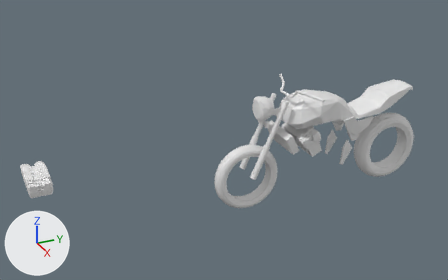
Before and after pictures for a commit that changed the Blender file blender/cb400sf_main.blend.
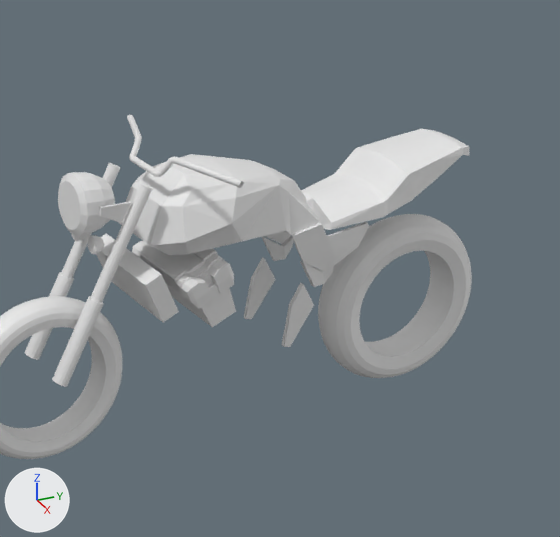
Each version is shown whole from a 50 mm lens placed at (4197.0, -2885.0, 2774.0), pointed at (-112.0, -946.0, 619.0), then close up on the part from 51% to 100% of the width and 10% to 85% of the height. The axes (+X, +Y, +Z) are drawn at lower left. The lights are the same throughout. The last two pictures show the newer version.

The first close-up shows 'enjin.002', 'タイヤの断面', 'タイヤの断面.2', 'タンク', 'ベジエカーブ', 'ラジエーター', '円柱', '円柱.001', '立方体.004', '立方体.005', '立方体.006', '立方体.007' and 3 more.
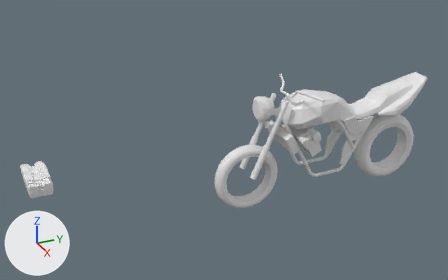
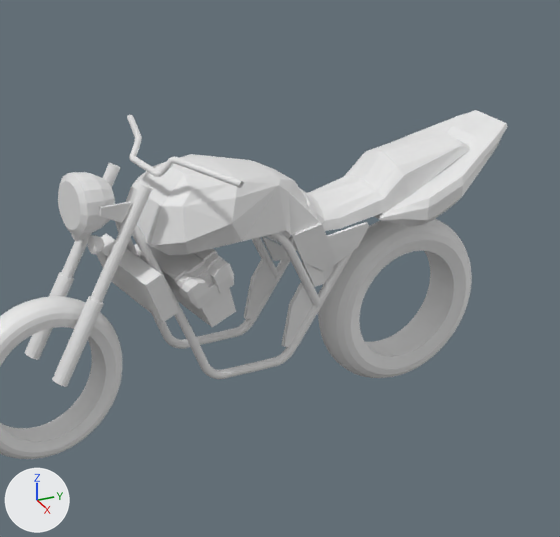
Pixel boxes (x1, y1, x2, y2) of what changed, in the close-ups (560 x 537 px):
'立方体.004', reshaped, modifiers changed
    before: (301, 129, 469, 230)
    after: (300, 129, 470, 231)
'立方体', added
    after: (374, 110, 508, 226)
'ベジエカーブ.002', shown
    after: (115, 214, 354, 379)
'ベジエカーブ.001', shown
    after: (252, 232, 321, 307)

The change in detail:
me_立方体_004 is used by ob_立方体_004; location (0.0, 441.0, 855.0); scale (0.154, 0.346, 0.351).
me_立方体_004 had 109 vertices, 92 faces and spanned x -1000.0..1000.0, y -855.0..1067.0, z -425.0..191.0.
me_立方体_004 now has 43 vertices, 31 faces and spans x 0.0..833.0, y -849.0..1098.0, z -458.0..209.0.
me_立方体_004 part 1: the whole mesh is rebuilt.
Mesh me_立方体 is new.
It has 92 vertices, 78 faces and spans x -8.0..992.0, y -674.0..621.0, z -1561.0..1950.0.
Object 'ベジエカーブ.001' (ob_ベジエカーブ_001) is now shown.
Object 'ベジエカーブ.002' (ob_ベジエカーブ_002) is now shown.
Object '立方体.004' (ob_立方体_004) gains a MIRROR modifier named 'ミラー'.
Object '立方体' (ob_立方体) is new; it shows me_立方体.
Its location is (2.0, 714.0, 800.0).
Its scale is (0.207, 0.424, 0.0839).
It gains a MIRROR modifier named 'ミラー'.
